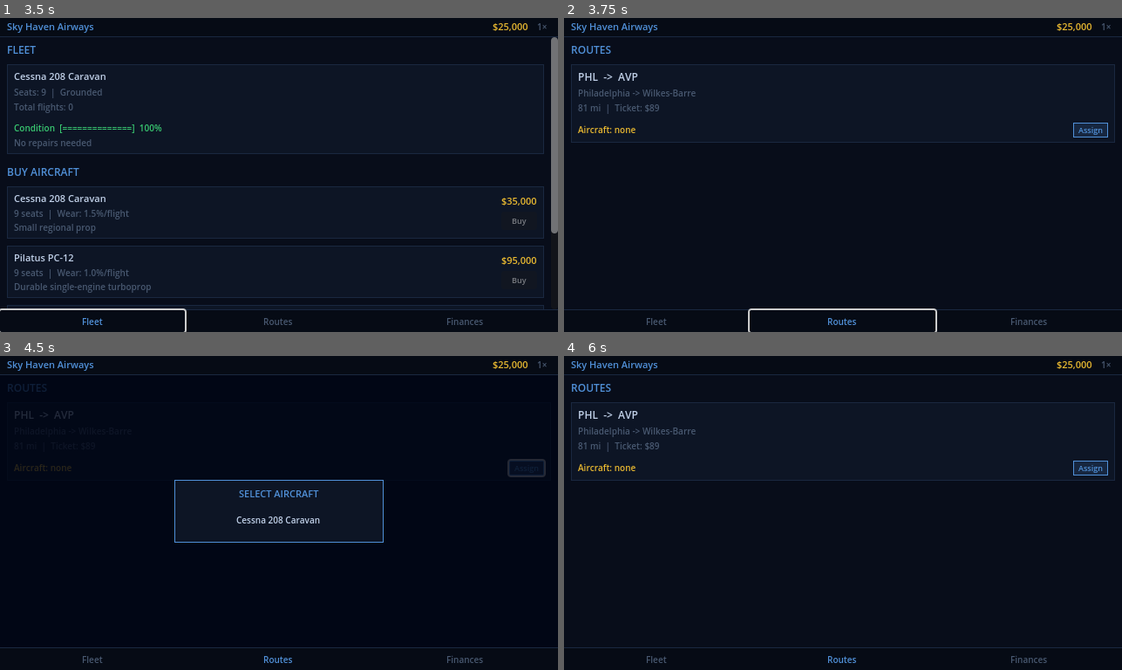
Above: before the commit, frames 1-4 (two rows, left to right).
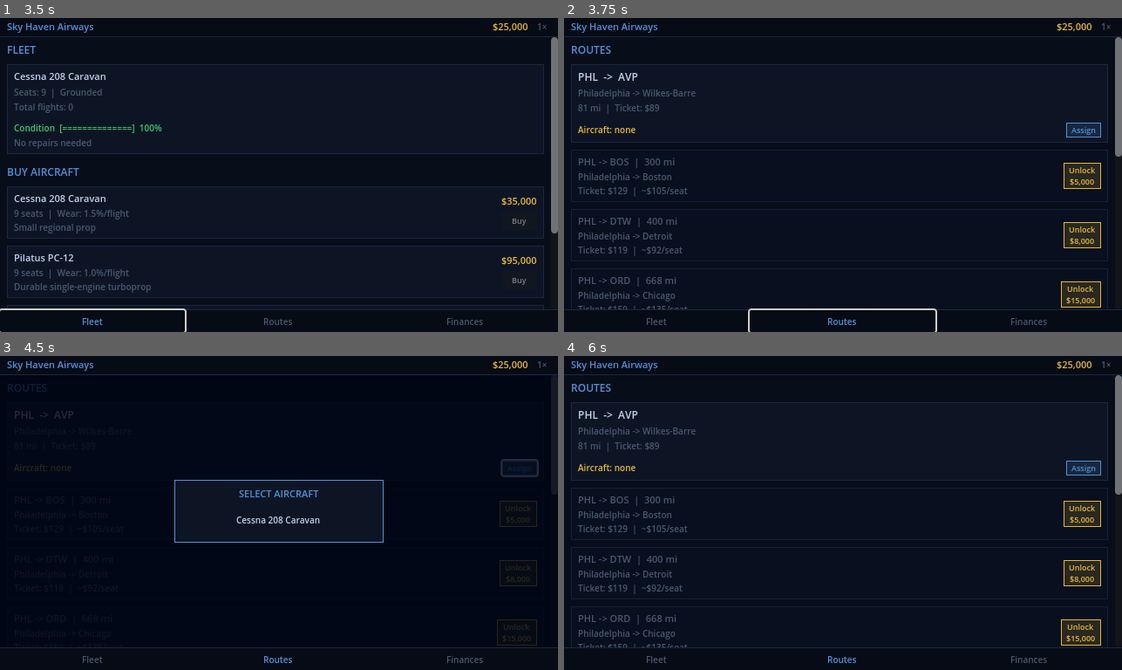
Above: after the commit, the same moments.

Repository: zaydons/idleplane
Game: Godot game, scene res://scenes/Main.tscn
The game is run twice, just before and just after one commit, with the same random seed, the same clock (stepped at 60 frames per second) and the same inputs.
Inputs:
- Up to frame 1 (3.5 s): click "1×" at 0.5 s; click "2×" at 1.25 s; click "5×" at 2 s; click "Fleet" at 2.75 s
- Up to frame 2 (3.75 s): click "Routes" at 3.5 s
- Up to frame 3 (4.5 s): click "Assign" at 4.25 s
- Up to frame 4 (6 s): click "Cessna 208 Caravan" at 5 s; click "Unassign" at 5.75 s

Frame 1 is identical in both runs. In frame 2, 5.3% of the frame differs, in the area x 1-100%, y 6-93%; in frame 3, 0.5%; in frame 4, 5.3%.
Error in both runs: Invalid assignment of property or key 'horizontal_alignment' with value of type 'int' on a base object of type 'Button'. (res://scripts/panels/RoutesPanel.gd:2…

Commit message:
Add purchasable routes with graduated unlock costs
- Add 9 locked routes (BOS, DTW, ORD, ATL, DFW, MIA, DEN, LAX, SEA)
  with unlock costs from $5k to $150k and matching ticket prices
- Add GameState.unlock_route() that deducts cash and clears locked flag
- Locked routes show a dimmed card with an Unlock button; button is
  greyed out when cash is insufficient and updates live via cash_changed
- Load merges saved mutable state by origin+destination match so new
  routes survive old saves without breaking existing assignments

https://claude.ai/code/session_01986nPrggumXDGhi1vRezn6

Diff:
--- a/scripts/GameState.gd
+++ b/scripts/GameState.gd
@@ -69,18 +69,85 @@
 
 var routes: Array = [
 	{
-		"origin": "PHL",
-		"origin_city": "Philadelphia",
-		"destination": "AVP",
-		"destination_city": "Wilkes-Barre",
-		"distance_mi": 81,
-		"assigned_plane": -1,
-		"status": "inactive",       # inactive | active
-		"ticket_price": 89.0,
-		"occupancy_rate": 0.8,
+		"origin": "PHL", "origin_city": "Philadelphia",
+		"destination": "AVP", "destination_city": "Wilkes-Barre",
+		"distance_mi": 81, "ticket_price": 89.0, "occupancy_rate": 0.80,
 		"flight_duration_sec": 60.0,
-		"flight_progress": 0.0,
-	}
+		"locked": false, "unlock_cost": 0.0,
+		"assigned_plane": -1, "status": "inactive", "flight_progress": 0.0,
+	},
+	{
+		"origin": "PHL", "origin_city": "Philadelphia",
+		"destination": "BOS", "destination_city": "Boston",
+		"distance_mi": 300, "ticket_price": 129.0, "occupancy_rate": 0.82,
+		"flight_duration_sec": 225.0,
+		"locked": true, "unlock_cost": 5000.0,
+		"assigned_plane": -1, "status": "inactive", "flight_progress": 0.0,
+	},
+	{
+		"origin": "PHL", "origin_city": "Philadelphia",
+		"destination": "DTW", "destination_city": "Detroit",
+		"distance_mi": 400, "ticket_price": 119.0, "occupancy_rate": 0.78,
+		"flight_duration_sec": 300.0,
+		"locked": true, "unlock_cost": 8000.0,
+		"assigned_plane": -1, "status": "inactive", "flight_progress": 0.0,
+	},
+	{
+		"origin": "PHL", "origin_city": "Philadelphia",
+		"destination": "ORD", "destination_city": "Chicago",
+		"distance_mi": 668, "ticket_price": 159.0, "occupancy_rate": 0.85,
+		"flight_duration_sec": 500.0,
+		"locked": true, "unlock_cost": 15000.0,
+		"assigned_plane": -1, "status": "inactive", "flight_progress": 0.0,
+	},
+	{
+		"origin": "PHL", "origin_city": "Philadelphia",
+		"destination": "ATL", "destination_city": "Atlanta",
+		"distance_mi": 655, "ticket_price": 149.0, "occupancy_rate": 0.83,
+		"flight_duration_sec": 490.0,
+		"locked": true, "unlock_cost": 18000.0,
+		"assigned_plane": -1, "status": "inactive", "flight_progress": 0.0,
+	},
+	{
+		"origin": "PHL", "origin_city": "Philadelphia",
+		"destination": "DFW", "destination_city": "Dallas",
+		"distance_mi": 907, "ticket_price": 179.0, "occupancy_rate": 0.80,
+		"flight_duration_sec": 680.0,
+		"locked": true, "unlock_cost": 30000.0,
+		"assigned_plane": -1, "status": "inactive", "flight_progress": 0.0,
+	},
+	{
+		"origin": "PHL", "origin_city": "Philadelphia",
+		"destination": "MIA", "destination_city": "Miami",
+		"distance_mi": 990, "ticket_price": 199.0, "occupancy_rate": 0.87,
+		"flight_duration_sec": 740.0,
+		"locked": true, "unlock_cost": 35000.0,
+		"assigned_plane": -1, "status": "inactive", "flight_progress": 0.0,
+	},
+	{
+		"origin": "PHL", "origin_city": "Philadelphia",
+		"destination": "DEN", "destination_city": "Denver",
+		"distance_mi": 1471, "ticket_price": 219.0, "occupancy_rate": 0.79,
+		"flight_duration_sec": 1100.0,
+		"locked": true, "unlock_cost": 60000.0,
+		"assigned_plane": -1, "status": "inactive", "flight_progress": 0.0,
+	},
+	{
+		"origin": "PHL", "origin_city": "Philadelphia",
+		"destination": "LAX", "destination_city": "Los Angeles",
+		"distance_mi": 2375, "ticket_price": 289.0, "occupancy_rate": 0.84,
+		"flight_duration_sec": 1780.0,
+		"locked": true, "unlock_cost": 120000.0,
+		"assigned_plane": -1, "status": "inactive", "flight_progress": 0.0,
+	},
+	{
+		"origin": "PHL", "origin_city": "Philadelphia",
+		"destination": "SEA", "destination_city": "Seattle",
+		"distance_mi": 2598, "ticket_price": 299.0, "occupancy_rate": 0.82,
+		"flight_duration_sec": 1950.0,
+		"locked": true, "unlock_cost": 150000.0,
+		"assigned_plane": -1, "status": "inactive", "flight_progress": 0.0,
+	},
 ]
 
 var _autosave_timer  := 0.0
@@ -178,6 +245,20 @@
 	routes[route_idx]["flight_progress"] = 0.0
 	assignment_changed.emit()
 
+# ── Route unlock ─────────────────────────────────────────────────────────────
+
+func unlock_route(route_idx: int) -> void:
+	var route: Dictionary = routes[route_idx]
+	if not route["locked"]:
+		return
+	var cost := float(route["unlock_cost"])
+	if cash < cost:
+		return
+	cash -= cost
+	cash_changed.emit()
+	route["locked"] = false
+	assignment_changed.emit()
+
 # ── Purchase ──────────────────────────────────────────────────────────────────
 
 func buy_plane(catalog_idx: int) -> void:
@@ -258,7 +339,17 @@
 	if data.has("planes"):
 		planes = data["planes"]
 	if data.has("routes"):
-		routes = data["routes"]
+		var saved: Array = data["routes"]
+		# Merge saved mutable state into the canonical route list by matching
+		# origin+destination so adding new routes never breaks old saves.
+		for saved_route in saved:
+			for route in routes:
+				if route["origin"] == saved_route["origin"] and route["destination"] == saved_route["destination"]:
+					route["locked"]          = saved_route.get("locked", route["locked"])
+					route["assigned_plane"]  = saved_route.get("assigned_plane", -1)
+					route["status"]          = saved_route.get("status", "inactive")
+					route["flight_progress"] = saved_route.get("flight_progress", 0.0)
+					break
 	var elapsed := Time.get_unix_time_from_system() - float(data.get("timestamp", Time.get_unix_time_from_system()))
 	if elapsed > 0.0:
 		_simulate_offline(elapsed)
--- a/scripts/panels/RoutesPanel.gd
+++ b/scripts/panels/RoutesPanel.gd
@@ -26,6 +26,7 @@
 	scroll.add_child(_vbox)
 
 	GameState.assignment_changed.connect(refresh)
+	GameState.cash_changed.connect(refresh)
 	refresh()
 
 func refresh() -> void:
@@ -40,7 +41,11 @@
 		_picker = null
 	_vbox.add_child(_section_header("ROUTES"))
 	for i in GameState.routes.size():
-		_vbox.add_child(_route_card(i))
+		var route: Dictionary = GameState.routes[i]
+		if route["locked"]:
+			_vbox.add_child(_locked_card(i))
+		else:
+			_vbox.add_child(_route_card(i))
 
 func _process(_delta: float) -> void:
 	for route_idx in _progress_labels:
@@ -133,6 +138,56 @@
 		prog_lbl.text = "In flight  %s  %.0f%%" % [_bar(pct, 12), pct]
 	_progress_labels[route_idx] = prog_lbl
 	vbox.add_child(prog_lbl)
+
+	return m
+
+func _locked_card(route_idx: int) -> Control:
+	var route: Dictionary = GameState.routes[route_idx]
+
+	var m := MarginContainer.new()
+	m.add_theme_constant_override("margin_left",   8)
+	m.add_theme_constant_override("margin_right",  8)
+	m.add_theme_constant_override("margin_top",    2)
+	m.add_theme_constant_override("margin_bottom", 2)
+
+	var card := PanelContainer.new()
+	var style := StyleBoxFlat.new()
+	style.bg_color = Color("#080f1e")
+	style.border_color = Color("#12203a")
+	style.set_border_width_all(1)
+	style.content_margin_left   = 8.0
+	style.content_margin_right  = 8.0
+	style.content_margin_top    = 6.0
+	style.content_margin_bottom = 6.0
+	card.add_theme_stylebox_override("panel", style)
+	m.add_child(card)
+
+	var hbox := HBoxContainer.new()
+	hbox.add_theme_constant_override("separation", 6)
+	card.add_child(hbox)
+
+	var info := VBoxContainer.new()
+	info.add_theme_constant_override("separation", 2)
+	info.size_flags_horizontal = Control.SIZE_EXPAND_FILL
+	hbox.add_child(info)
+
+	info.add_child(_lbl("%s -> %s  |  %d mi" % [route["origin"], route["destination"], route["distance_mi"]], C_DIM, 11))
+	info.add_child(_lbl("%s -> %s" % [route["origin_city"], route["destination_city"]], C_DIM, 10))
+	var rev := float(route["ticket_price"]) * float(route["occupancy_rate"])
+	info.add_child(_lbl("Ticket: %s  |  ~%s/seat" % [GameState.format_money(route["ticket_price"]), GameState.format_money(rev)], C_DIM, 10))
+
+	var right := VBoxContainer.new()
+	right.add_theme_constant_override("separation", 4)
+	right.alignment = BoxContainer.ALIGNMENT_CENTER
+	hbox.add_child(right)
+
+	var cost := float(route["unlock_cost"])
+	var can_afford := GameState.cash >= cost
+	var btn := _action_btn("Unlock\n%s" % GameState.format_money(cost), C_YELLOW if can_afford else C_DIM)
+	btn.disabled = not can_afford
+	var r_idx := route_idx
+	btn.pressed.connect(func(): GameState.unlock_route(r_idx))
+	right.add_child(btn)
 
 	return m
 
